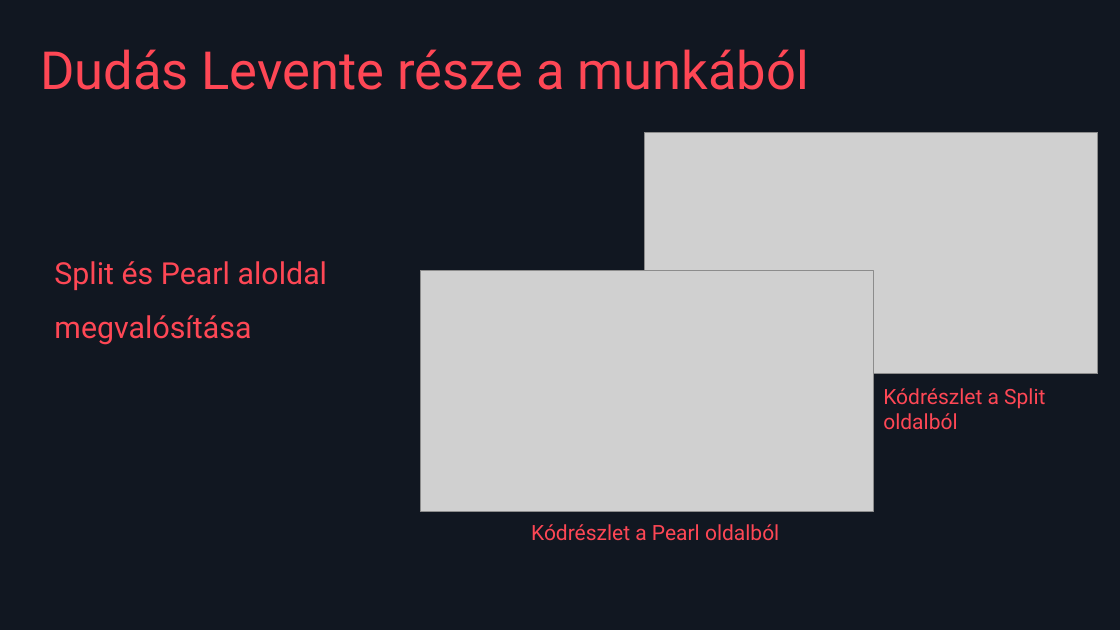
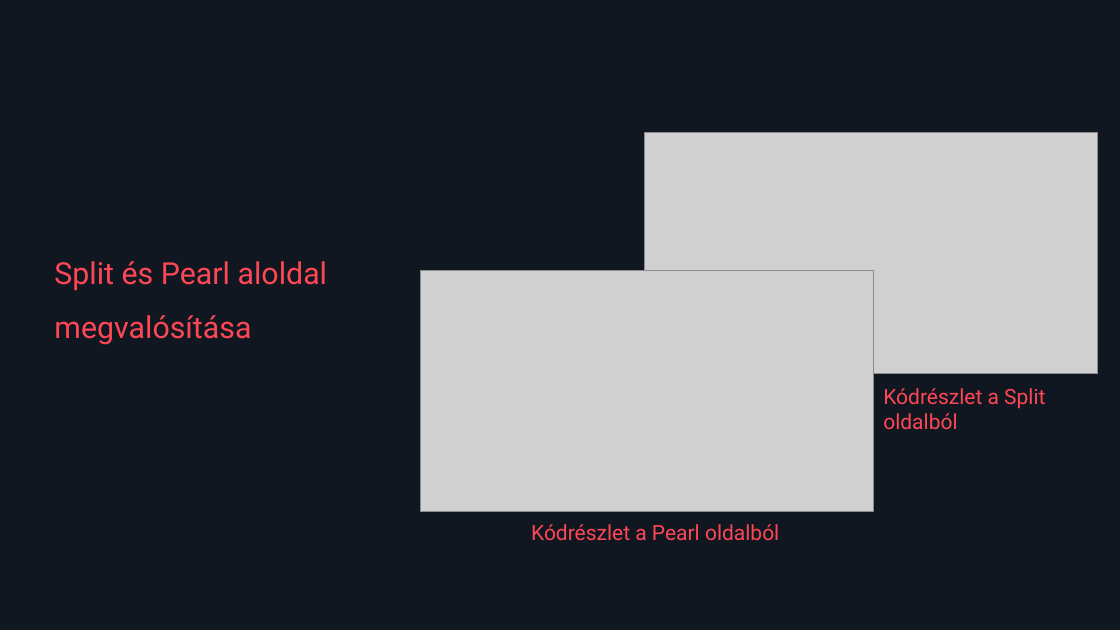
Before and after one commit to Kewkew00/Holy_project, a slide deck: slide 8 of VALORANT útmutató.pptx. Drawn at 1120x630 pixels with LibreOffice and Linux fonts; fonts in the diff are those of the drawing; grey boxes stand for pictures. Boxes give left, top, right and bottom in pixels: in the first picture for what was removed or moved away, otherwise in the second. Text is boxed around its words. In the diff, an @@ line names an element or a change of style, - is before the commit and + after.

```diff
--- a/VALORANT útmutató.pptx
+++ b/VALORANT útmutató.pptx
@@ text removed at [40, 49, 809, 90] @@
-Dudás Levente része a munkából
```
Also in this commit, not shown: 5 other slides changed.
